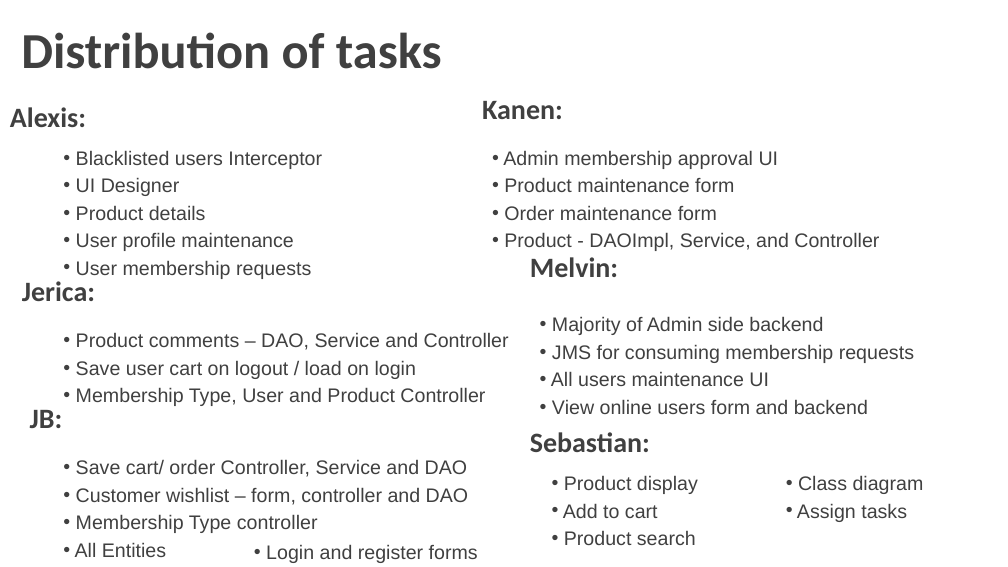
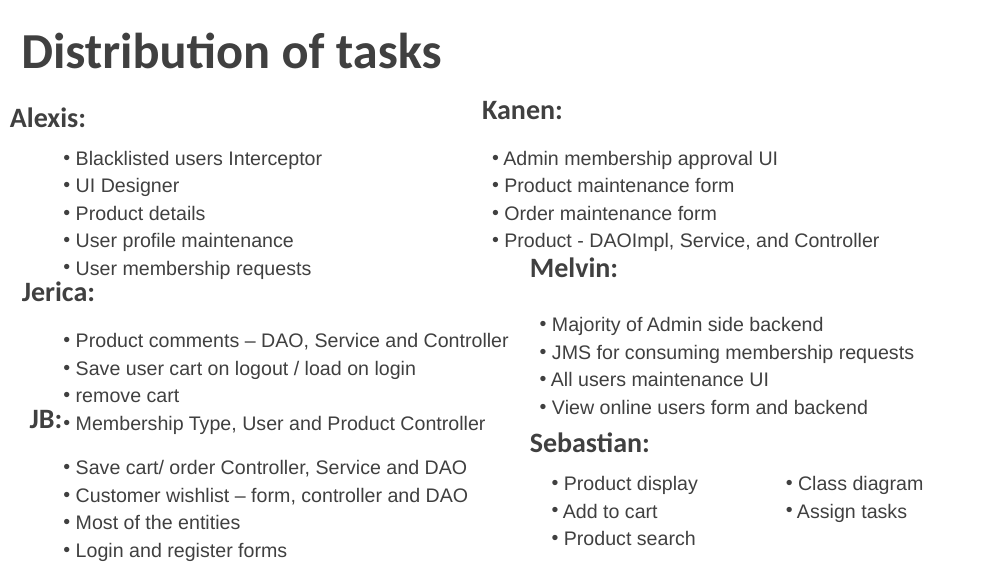
Before and after one commit to MNLBC/Group3Projects, a slide deck: slide 3 of W6 Project/KanenOnlineShopping.pptx. Drawn at 1008x567 pixels with LibreOffice and Linux fonts; fonts in the diff are those of the drawing; background and template pictures are left out. Boxes give left, top, right and bottom in pixels: in the first picture for what was removed or moved away, otherwise in the second. Text is boxed around its words. In the diff, an @@ line names an element or a change of style, - is before the commit and + after.

```diff
--- a/W6 Project/KanenOnlineShopping.pptx
+++ b/W6 Project/KanenOnlineShopping.pptx
@@ text at (76,389,180,402): paragraph added @@
+• remove cart
@@ text at (76,514,287,561): text changed @@
-• Membership Type controller
-• All Entities
+• Most of the entities
+• Login and register forms
@@ text removed at (266,544,478,563) @@
-• Login and register forms
```
Also in this commit, not shown: 1 other slide changed, 4 other files.
